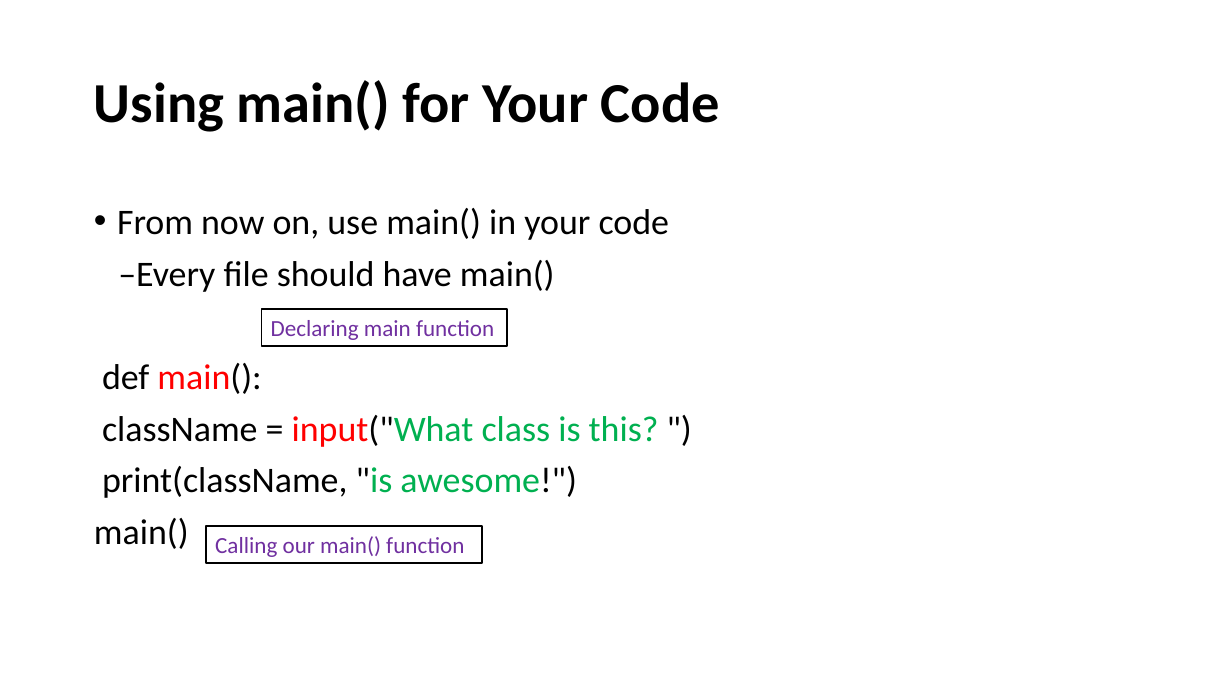
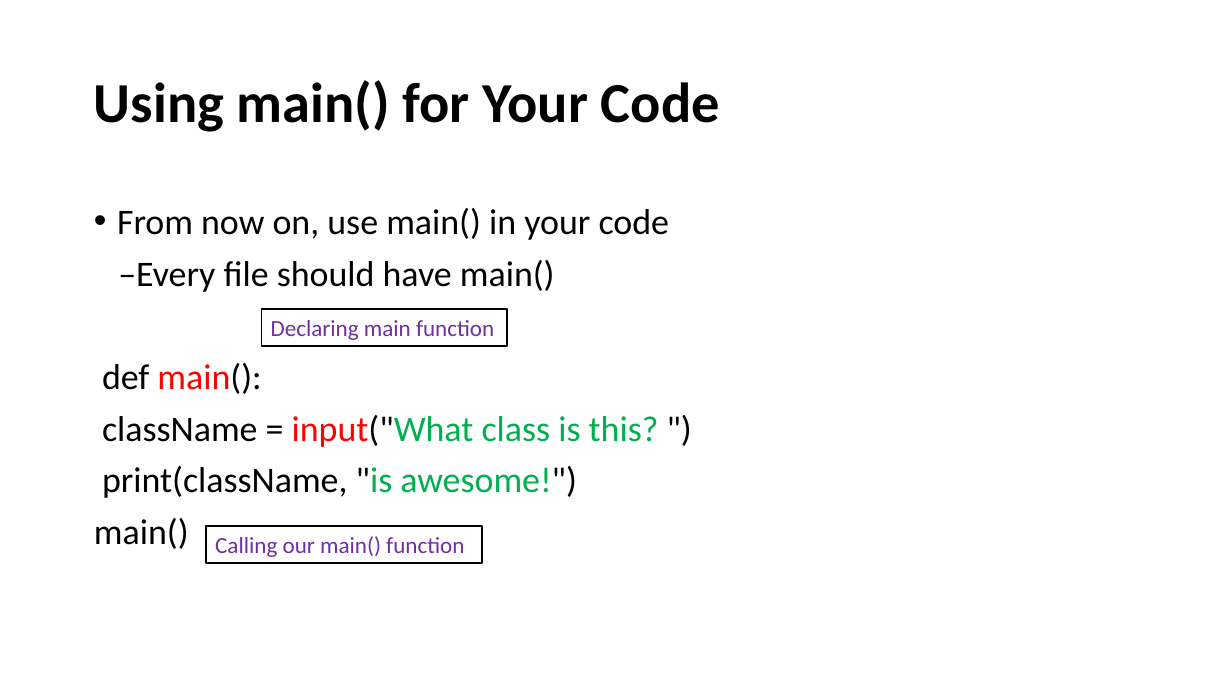
Before and after one commit to HKohin/Python-for-Upward-Bound-Program, a slide deck: slide 6 of PYTHON_6_Decision Structures.pptx. Drawn at 1232x693 pixels with LibreOffice and Linux fonts; fonts in the diff are those of the drawing. Boxes give left, top, right and bottom in pixels: in the first picture for what was removed or moved away, otherwise in the second. Text is boxed around its words. In the diff, an @@ line names an element or a change of style, - is before the commit and + after.

```diff
--- a/PYTHON_6_Decision Structures.pptx
+++ b/PYTHON_6_Decision Structures.pptx
@@ text at <box>102,466,577,498</box>: text colour #000000 to #00B050 in "awesome!")" @@
```
Also in this commit, not shown: 3 other slides changed.
